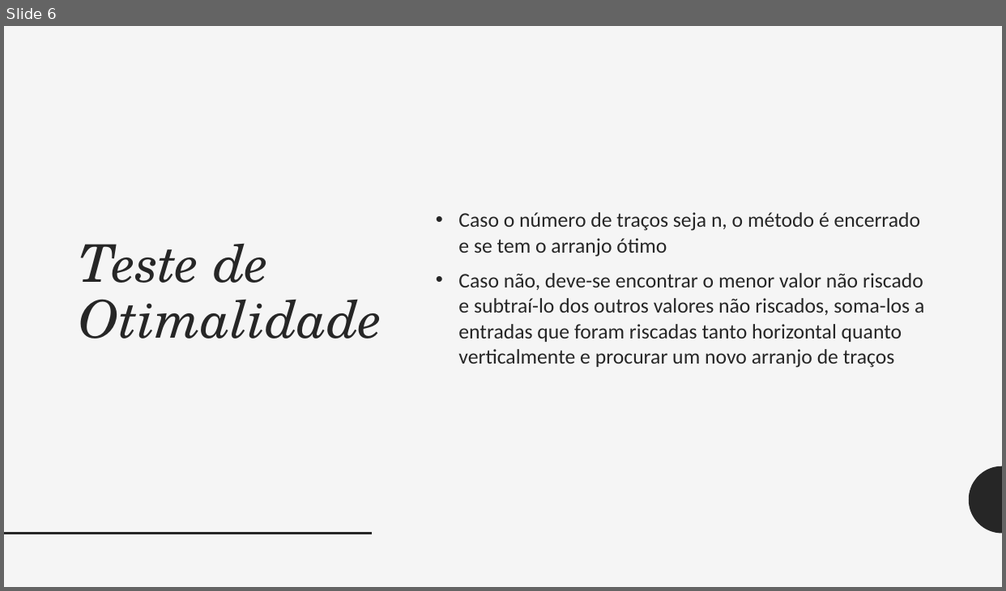
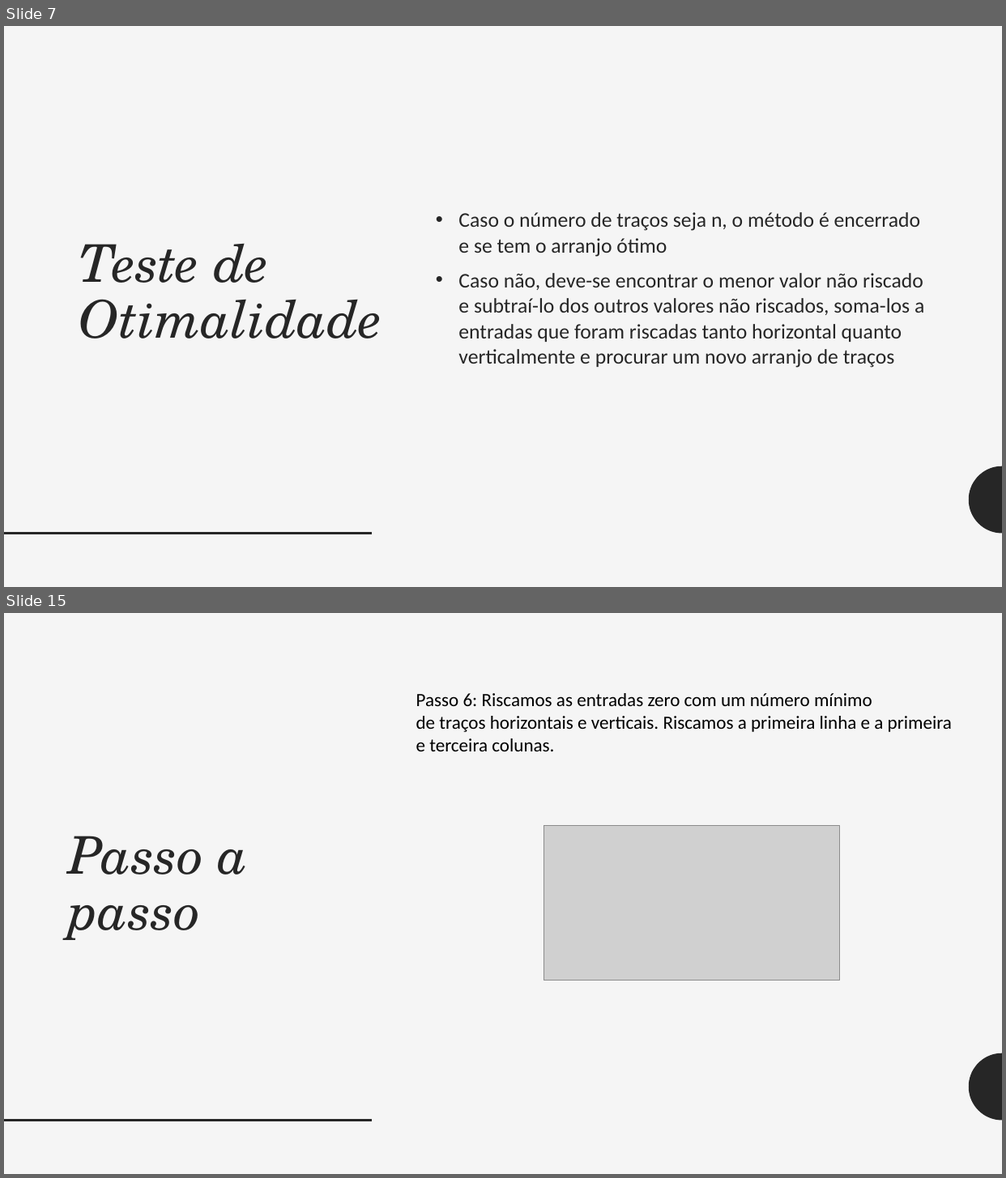
Before and after one commit to rafaelmotaalves/MetodoHungaro, a slide deck: MetodoHungaro.pptx. Shown one above the other, each under a label of ours: slide 6 before the commit, slides 7 and 15 after it; the slides between them are not shown. The pictures are 1006x591 and 1006x1178 pixels, drawn with LibreOffice and Linux fonts; fonts in the diff are those of the drawing; grey boxes stand for pictures. Boxes give left, top, right and bottom in pixels: in the first picture for what was removed or moved away, otherwise in the second. Text is boxed around its words. In the diff, an @@ line names an element or a change of style, - is before the commit and + after.

```diff
--- a/MetodoHungaro.pptx
+++ b/MetodoHungaro.pptx
@@ slide 15 added at (4,613,1002,1174), background #F5F5F5; not listed: 2 template elements that a slide beside it also shows @@
@@ text added at (416,693,952,752), 18 pt, text #000000 @@
+Passo 6: Riscamos as entradas zero com um número mínimo
+de traços horizontais e verticais. Riscamos a primeira linha e a primeira
+e terceira colunas.
@@ picture added at (543,825,839,981) @@
@@ title added at (69,836,248,940), 50 pt, text #262626, italic @@
+Passo a passo
@@ what was slide 6 is now slide 7 @@
```
Also in this commit, not shown: 2 slides changed, 12 other slides added.
